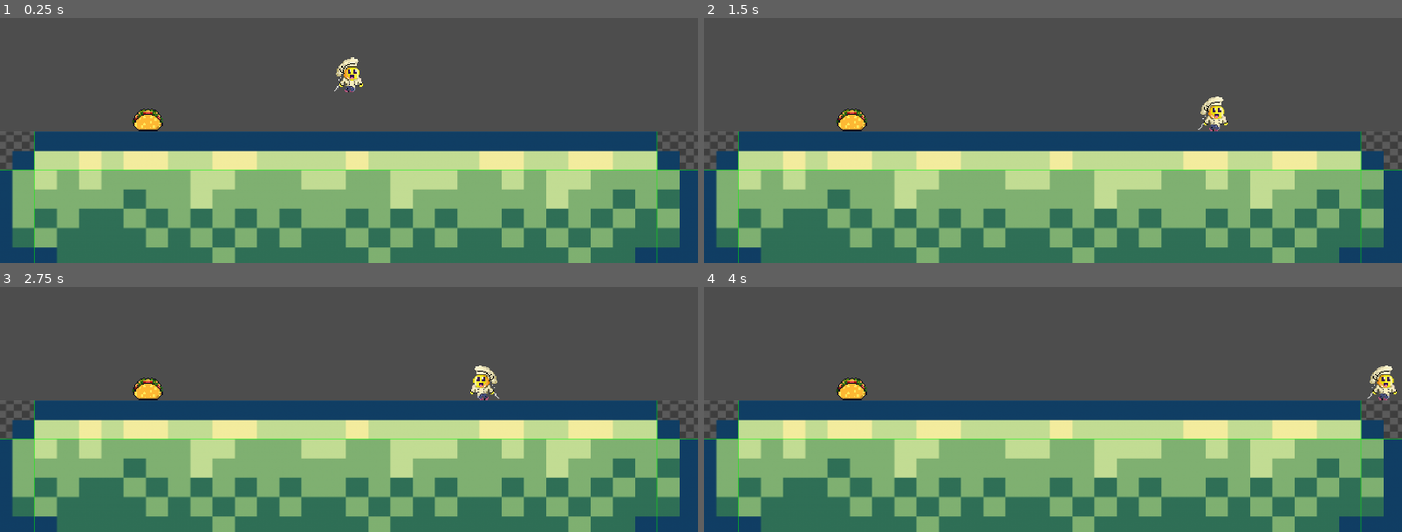
Above: before the commit, frames 1-4 (two rows, left to right).
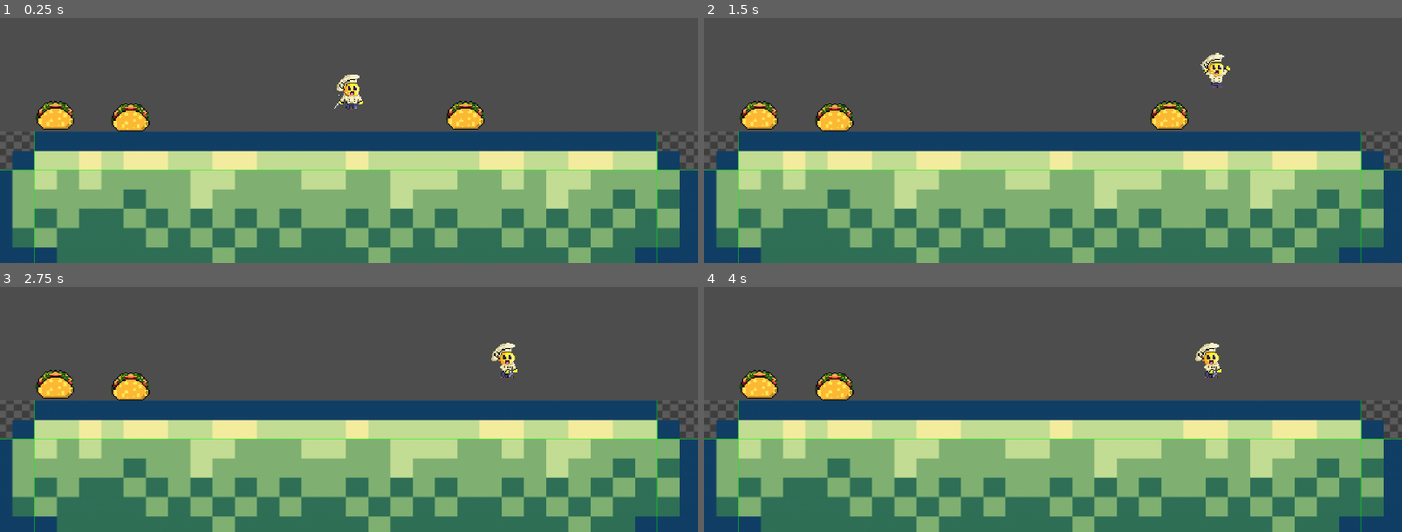
Above: after the commit, the same moments.

Repository: Arsenaultm90/ML_InsideOut_GameJam
Game: Godot game, scene res://Scenes/Main.tscn
The game is run twice, just before and just after one commit, with the same random seed, the same clock (stepped at 60 frames per second) and the same inputs.
Inputs (mouse positions are in pixels of both pictures, inside the frame that each line leads up to):
- Up to frame 1 (0.25 s): no input
- Up to frame 2 (1.5 s): move the mouse to (1206, 47) at 0.52 s; hold D (Right) from 0.53 s (still down); click (1206, 47) at 0.6 s; tap Space (Jump) at 0.77, 0.8, 1.07, 1.35 s; move the mouse to (913, 86) at 1.27 s
- Up to frame 3 (2.75 s): tap Space (Jump) at 1.52, 1.82, 2.3 s; click (209, 355) at 1.55 s; move the mouse to (outside the picture) at 2.02 s; release D (Right) at 2.03 s; hold A (Left) from 2.03 s (still down); click (outside the picture) at 2.1 s
- Up to frame 4 (4 s): move the mouse to (1018, 414) at 2.77 s; release A (Left) at 2.78 s; hold D (Right) from 2.78 s (still down); click (1018, 414) at 2.85 s; tap Space (Jump) at 3.02, 3.32, 3.6, 3.77 s; move the mouse to (1262, 394) at 3.52 s

The runs differ from the first frame. In frame 1, 2.2% of the frame differs, in the area x 5-70%, y 16-47%; in frame 2, 2.4%, in the area x 5-76%, y 14-47%; in frame 3, 1.8%; in frame 4, 1.8%.

Commit message:
Added movement

Diff:
--- /dev/null
+++ b/Art/Food/taco.tscn
@@ -0,0 +1,26 @@
+[gd_scene load_steps=4 format=3 uid="uid://bhgxxn14xrymr"]
+
+[ext_resource type="Texture2D" uid="uid://bx8iay7ojphel" path="res://Art/Food/tac2o.png" id="1_537fd"]
+
+[sub_resource type="RectangleShape2D" id="RectangleShape2D_au1xx"]
+size = Vector2(42.5, 27)
+
+[sub_resource type="RectangleShape2D" id="RectangleShape2D_vvu8w"]
+size = Vector2(36, 20)
+
+[node name="Taco" type="StaticBody2D" groups=["Food"]]
+
+[node name="Sprite2D" type="Sprite2D" parent="."]
+position = Vector2(-7.62939e-06, -7.62939e-06)
+scale = Vector2(0.160156, 0.160156)
+texture = ExtResource("1_537fd")
+
+[node name="Area2D" type="Area2D" parent="." groups=["Food"]]
+
+[node name="CollisionShape2D" type="CollisionShape2D" parent="Area2D"]
+position = Vector2(0.5, -0.5)
+shape = SubResource("RectangleShape2D_au1xx")
+
+[node name="CollisionShape2D" type="CollisionShape2D" parent="."]
+position = Vector2(1, 0)
+shape = SubResource("RectangleShape2D_vvu8w")
--- /dev/null
+++ b/Nodes/MainCharacter/CollisionDetection.gd
@@ -0,0 +1 @@
+extends Area2D
--- a/Nodes/MainCharacter/MainCharacter.tscn
+++ b/Nodes/MainCharacter/MainCharacter.tscn
@@ -7,9 +7,6 @@
 [ext_resource type="Texture2D" uid="uid://xr36o1f8njwn" path="res://Art/PlayerSprites/CharacterInOut-Run.png" id="5_004me"]
 [ext_resource type="Texture2D" uid="uid://dr1moq6fidxdl" path="res://Art/PlayerSprites/CharacterInOut-Poop.png" id="5_op56e"]
 
-[sub_resource type="RectangleShape2D" id="RectangleShape2D_wy1m0"]
-size = Vector2(20, 31)
-
 [sub_resource type="AtlasTexture" id="AtlasTexture_yemdc"]
 atlas = ExtResource("2_gihqu")
 region = Rect2(0, 0, 32, 32)
@@ -255,16 +252,26 @@
 "speed": 5.0
 }]
 
+[sub_resource type="RectangleShape2D" id="RectangleShape2D_531e0"]
+size = Vector2(37, 20)
+
+[sub_resource type="RectangleShape2D" id="RectangleShape2D_wy1m0"]
+size = Vector2(22, 31)
+
 [node name="Player" type="CharacterBody2D"]
 script = ExtResource("1_4cx1o")
 
-[node name="CollisionShape2D" type="CollisionShape2D" parent="."]
-position = Vector2(0, 0.5)
+[node name="Area2D" type="Area2D" parent="."]
+
+[node name="AnimatedSprite2D" type="AnimatedSprite2D" parent="Area2D"]
+sprite_frames = SubResource("SpriteFrames_7nc3f")
+animation = &"Eat"
+speed_scale = 2.0
+
+[node name="CollisionShape2D" type="CollisionShape2D" parent="Area2D"]
+position = Vector2(-0.5, 0)
+shape = SubResource("RectangleShape2D_531e0")
+
+[node name="CollisionShape2D2" type="CollisionShape2D" parent="."]
+position = Vector2(2, 0.5)
 shape = SubResource("RectangleShape2D_wy1m0")
-
-[node name="AnimatedSprite2D" type="AnimatedSprite2D" parent="."]
-sprite_frames = SubResource("SpriteFrames_7nc3f")
-animation = &"Run"
-frame = 2
-frame_progress = 0.15674
-speed_scale = 2.0
--- a/Nodes/MainCharacter/Player_Movement.gd
+++ b/Nodes/MainCharacter/Player_Movement.gd
@@ -1,41 +1,99 @@
 extends CharacterBody2D
 
+enum States {IDLE, RUNNING, JUMPING, FALLING, EATING}
+var state: States = States.IDLE
 @export var SPEED : int = 155
-@export var GRAVITY : int = 255
-@export var JUMP_FORCE : int = 900
-var player
+@export var GRAVITY : int = 700
+@export var JUMP_FORCE : int = 300
+@onready var area = $Area2D
+@onready var sprite = $Area2D/AnimatedSprite2D
+var current_animation: String = ""
+var input_locked: bool = false
 
-@onready var animated_sprite_2d = $AnimatedSprite2D
+
+func _ready():
+	area.connect("area_entered", Callable(self, "_on_area_entered"))
+	sprite.connect("animation_finished", Callable(self, "_on_animation_finished"))
+
+func _on_animation_finished(anim_name: String) -> void:
+	if anim_name == current_animation:
+		input_locked = false  # Re-enable input when the animation finishes
+
+func _on_area_entered(colArea: Area2D) -> void:
+	# Check if the colliding object is the StaticBody2D you want to interact with
+	if colArea.is_in_group("Food"):  # Ensure your StaticBody2D is in this group
+		var root_node = colArea.get_parent()
+
+		if root_node:
+			root_node.queue_free()  # Remove the entire root node
+
+		print("Collided with Food")
+		state = States.EATING
+		set_state(state)
+
 
 func _physics_process(delta):
+	if not input_locked:
+		var direction = Input.get_axis("Left", "Right")
+		var is_initiating_jump = is_on_floor() and Input.is_action_just_pressed("Jump")
 
-	#If you press 'Left' X = -1, press 'Right' X = 1
-	var direction = Input.get_axis("Left", "Right")
+		# Determine the new state based on input and current state
+		if is_initiating_jump:
+			state = States.JUMPING
+		elif not is_on_floor():
+			if velocity.y > 0:
+				state = States.FALLING
+			else:
+				state = States.JUMPING
+		elif direction != 0:
+			state = States.RUNNING
+		else:
+			state = States.IDLE
 
-	if direction:
-		velocity.x = direction * SPEED
-	else:
-		velocity.x = 0
+		# Update velocity based on the state
+		if state == States.RUNNING:
+			if direction == -1:
+				sprite.flip_h = true
+			elif direction == 1:
+				sprite.flip_h = false
+			velocity.x = direction * SPEED
+		elif state == States.JUMPING:
+			# Set a jump force if in the JUMPING state
+			if is_on_floor():  # Only apply the jump force if on the floor
+				velocity.y = -JUMP_FORCE
+			velocity.x = direction * SPEED
+		else:
+			velocity.x = 0
 
-	move_and_slide()
+		# Apply gravity
+		if not is_on_floor():
+			velocity.x = direction * SPEED
+			velocity.y += GRAVITY * delta
 
-	#Play Animation  ( I tried :'( lol )
-	#if direction == 0:
-		#animated_sprite_2d.play("Idle")
-		#else:
-			#animated_sprite_2d.play("Run")
+		# Call `move_and_slide` to handle movement
+		move_and_slide()
 
-	#Rotate
+		# Update the animation based on the state
+		set_state(state)
 
-	# Get the Sprite2D node from the player
-	var sprite = $AnimatedSprite2D
+func set_state(new_state: int) -> void:
+	# Handle state transitions
+	state = new_state
+	match state:
+		States.IDLE:
+			play_animation("Idle")
+		States.RUNNING:
+			play_animation("Run")
+		States.JUMPING:
+			play_animation("Jump")
+		States.FALLING:
+			play_animation("Jump")
+		States.EATING:
+			play_animation("Eat")
 
-	if direction == 1:
-		sprite.flip_h = false
-	if direction == -1:
-		sprite.flip_h = true
-
-	#Gravity
-
-	if not is_on_floor():
-		velocity.y += GRAVITY * delta
+func play_animation(anim_name: String) -> void:
+	if sprite and sprite.animation != anim_name:
+		current_animation = anim_name
+		if current_animation == "Eat":
+			input_locked = true  # Disable input while the animation is playing
+		sprite.play(anim_name)
--- /dev/null
+++ b/Scenes/LevelManager.gd
@@ -0,0 +1,16 @@
+extends Node2D
+
+var Sprite2DScene : PackedScene = preload("res://Art/Food/taco.tscn")
+
+# Called when the node enters the scene tree for the first time.
+func _ready():
+	pass # Replace with function body.
+
+
+# Called every frame. 'delta' is the elapsed time since the previous frame.
+func _process(_delta):
+	if Input.is_action_just_pressed("Poop_Block"):
+		var m_pos = get_viewport().get_mouse_position()
+		var sprite = Sprite2DScene.instantiate()
+		add_child(sprite)
+		sprite.position = m_pos
--- a/Scenes/Main.tscn
+++ b/Scenes/Main.tscn
@@ -1,8 +1,9 @@
-[gd_scene load_steps=6 format=3 uid="uid://0b3s1fegxvid"]
+[gd_scene load_steps=7 format=3 uid="uid://0b3s1fegxvid"]
 
+[ext_resource type="Script" path="res://Scenes/LevelManager.gd" id="1_1ih3i"]
 [ext_resource type="PackedScene" uid="uid://cp5rdw1riyqvl" path="res://Nodes/MainCharacter/MainCharacter.tscn" id="1_65ckt"]
 [ext_resource type="Texture2D" uid="uid://eht2splcjbmg" path="res://Art/Environment/TestGround.png" id="2_h86al"]
-[ext_resource type="Texture2D" uid="uid://bx8iay7ojphel" path="res://Art/Food/tac2o.png" id="3_30wtd"]
+[ext_resource type="PackedScene" uid="uid://bhgxxn14xrymr" path="res://Art/Food/taco.tscn" id="4_bdf1l"]
 
 [sub_resource type="PhysicsMaterial" id="PhysicsMaterial_3xrga"]
 
@@ -10,6 +11,7 @@
 size = Vector2(633, 21)
 
 [node name="MainLevel" type="Node2D"]
+script = ExtResource("1_1ih3i")
 
 [node name="Player" parent="." instance=ExtResource("1_65ckt")]
 
@@ -30,7 +32,11 @@
 scale = Vector2(0.637695, 0.554167)
 texture = ExtResource("2_h86al")
 
-[node name="Tac2o" type="Sprite2D" parent="."]
-position = Vector2(-185, 49)
-scale = Vector2(0.125, 0.125)
-texture = ExtResource("3_30wtd")
+[node name="Taco" parent="." instance=ExtResource("4_bdf1l")]
+position = Vector2(-201, 47)
+
+[node name="Taco2" parent="." instance=ExtResource("4_bdf1l")]
+position = Vector2(-270, 45)
+
+[node name="Taco3" parent="." instance=ExtResource("4_bdf1l")]
+position = Vector2(106, 45)
--- a/project.godot
+++ b/project.godot
@@ -13,7 +13,7 @@
 config/name="ML_InsideOut_GameJam"
 run/main_scene="res://Scenes/Main.tscn"
 config/features=PackedStringArray("4.2", "Forward Plus")
-config/icon="res://icon.svg"
+config/icon="res://Art/Food/tac2o.png"
 
 [display]
 
@@ -42,6 +42,11 @@
 "events": [Object(InputEventKey,"resource_local_to_scene":false,"resource_name":"","device":-1,"window_id":0,"alt_pressed":false,"shift_pressed":false,"ctrl_pressed":false,"meta_pressed":false,"pressed":false,"keycode":0,"physical_keycode":32,"key_label":0,"unicode":32,"echo":false,"script":null)
 ]
 }
+Poop_Block={
+"deadzone": 0.5,
+"events": [Object(InputEventMouseButton,"resource_local_to_scene":false,"resource_name":"","device":-1,"window_id":0,"alt_pressed":false,"shift_pressed":false,"ctrl_pressed":false,"meta_pressed":false,"button_mask":1,"position":Vector2(337, 53),"global_position":Vector2(345, 133),"factor":1.0,"button_index":1,"canceled":false,"pressed":true,"double_click":false,"script":null)
+]
+}
 
 [rendering]
 
Not shown: 1 places in Nodes/MainCharacter/MainCharacter.tscn that only renumber resources
